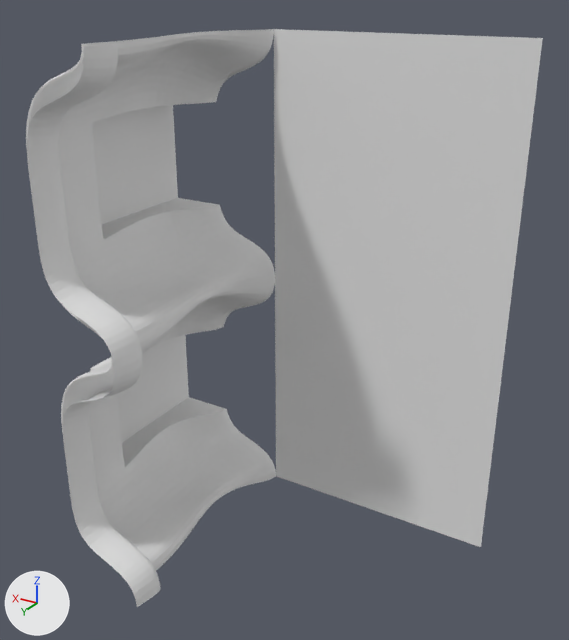
The OBJ model data/bmc/bmc_tiles/t_250.obj as it was, and as the next commit left it.
Before and after are seen from a 50 mm lens placed at (-0.831, 1.346, 0.583), pointed at (-0.156, 0.221, 0.02). Arrows for +X, +Y and +Z are at lower left; the lights stay in place. Where no turn or scale is listed for an object, it has been applied to the vertices.

Names of what the first picture shows: 't_250'.
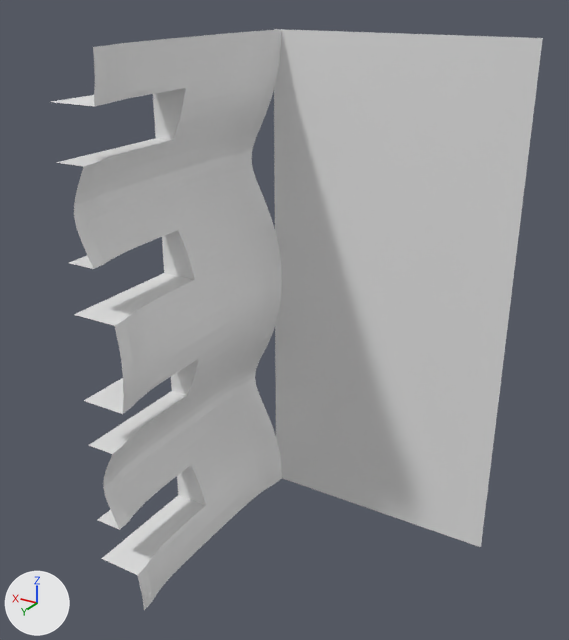
What differs and where, as boxes (x1, y1, x2, y2) in the pictures (569 x 640 px):
't_250', reshaped
    before: (26, 29, 543, 607)
    after: (52, 29, 543, 610)
part 1 of me_t_250, added
    after: (52, 29, 282, 610)
part 2 of me_t_250, deleted
    before: (26, 29, 276, 607)

The change, as a diff of the scene's bpy script:
```diff
--- a/data/bmc/bmc_tiles/t_250.obj.py
+++ b/data/bmc/bmc_tiles/t_250.obj.py
@@ me_t_250 @@
 # used by ob_t_250; location = (0.0, 0.0, 0.0)
-me_t_250.from_pydata(...)  # 6161 vertices, 11998 faces; spans x -0.5..0.251, y 0.0..0.5, z -0.5..0.5
+me_t_250.from_pydata(...)  # 766 vertices, 1396 faces; spans x -0.5..0.08, y 0.0..0.5, z -0.5..0.5
+# me_t_250 part 1: a new loose piece of 760 vertices spanning x -0.017..0.08, y 0.0..0.5, z -0.5..0.5
+# me_t_250 part 2: 6155 vertices removed from x -0.008..0.251, y 0.0..0.5, z -0.5..0.5
```
